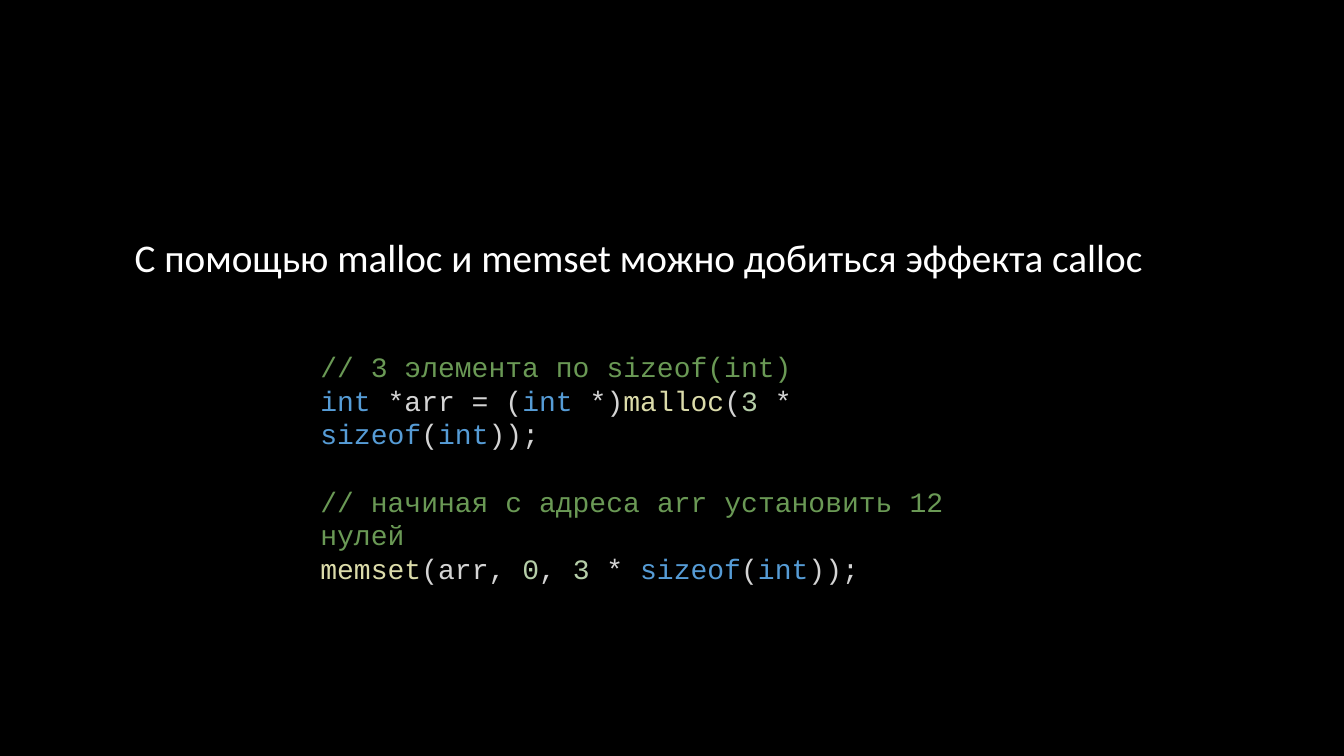
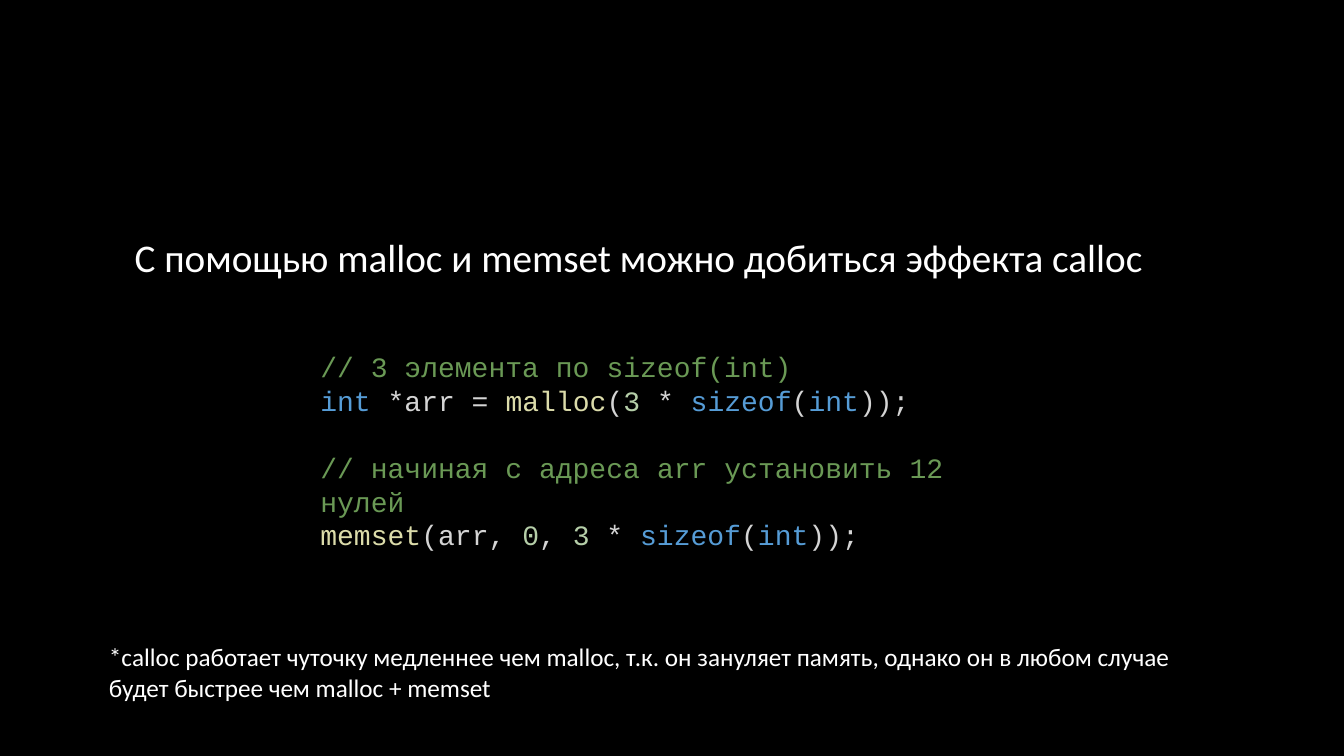
Before and after one commit to kruffka/C-Programming, a slide deck: slide 35 of 6_pointers/6_pointers.pptx (slide 33 before the commit). Drawn at 1344x756 pixels with LibreOffice and Linux fonts; fonts in the diff are those of the drawing. Boxes give left, top, right and bottom in pixels: in the first picture for what was removed or moved away, otherwise in the second. Text is boxed around its words. In the diff, an @@ line names an element or a change of style, - is before the commit and + after.

```diff
--- a/6_pointers/6_pointers.pptx
+++ b/6_pointers/6_pointers.pptx
@@ text at [320,391,910,417]: text changed @@
-int *arr = (int *)malloc(3 * sizeof(int));
+int *arr = malloc(3 * sizeof(int));
@@ text added at [109,648,1169,701], 18 pt, text #FFFFFF @@
+*calloc работает чуточку медленнее чем malloc, т.к. он зануляет память, однако он в любом случае будет быстрее чем malloc + memset
```
Also in this commit, not shown: 12 other slides changed, 15 slides added, 2 slides removed, 18 other files.
